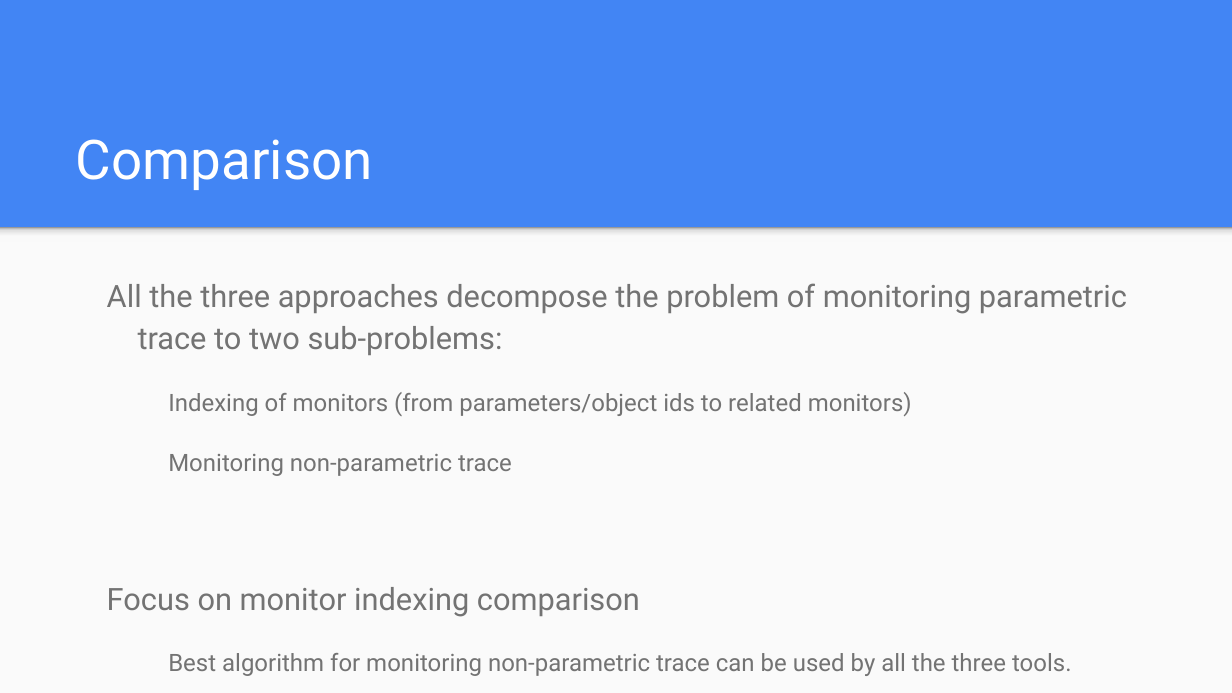
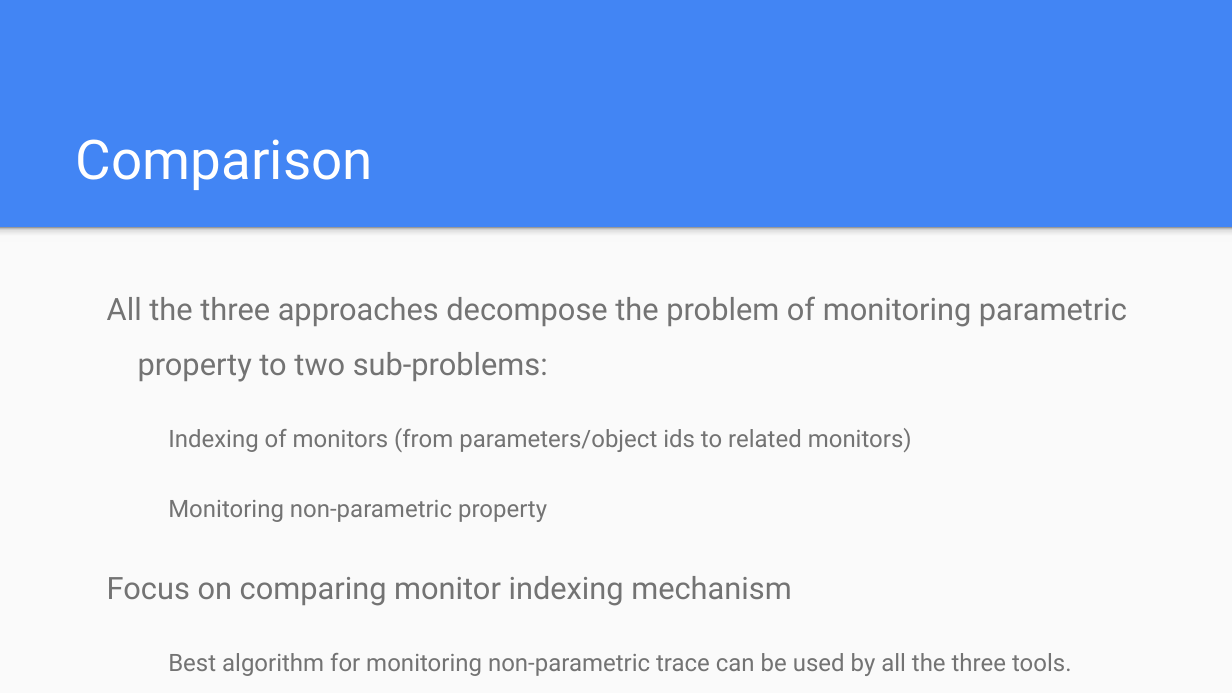
Before and after one commit to xiaohe27/Tasks, a slide deck: slide 6 of RuntimeMonitoringTechComparison/Comparison Between Runtime Monitoring Techniques.pptx (slide 3 before the commit). Drawn at 1232x693 pixels with LibreOffice and Linux fonts; fonts in the diff are those of the drawing. Boxes give left, top, right and bottom in pixels: in the first picture for what was removed or moved away, otherwise in the second. Text is boxed around its words. In the diff, an @@ line names an element or a change of style, - is before the commit and + after.

```diff
--- a/RuntimeMonitoringTechComparison/Comparison Between Runtime Monitoring Techniques.pptx
+++ b/RuntimeMonitoringTechComparison/Comparison Between Runtime Monitoring Techniques.pptx
@@ text at (107, 296, 1127, 382): text changed @@
-All the three approaches decompose the problem of monitoring parametric trace to two sub-problems:
+All the three approaches decompose the problem of monitoring parametric property to two sub-problems:
@@ text at (168, 428, 1071, 676): line spacing 1.15 to 1.5 @@
@@ text at (107, 500, 791, 606): text changed @@
-  Monitoring non-parametric trace
-Focus on monitor indexing comparison
+  Monitoring non-parametric property
+Focus on comparing monitor indexing mechanism
```
Also in this commit, not shown: 4 slides added, 1 other file.
